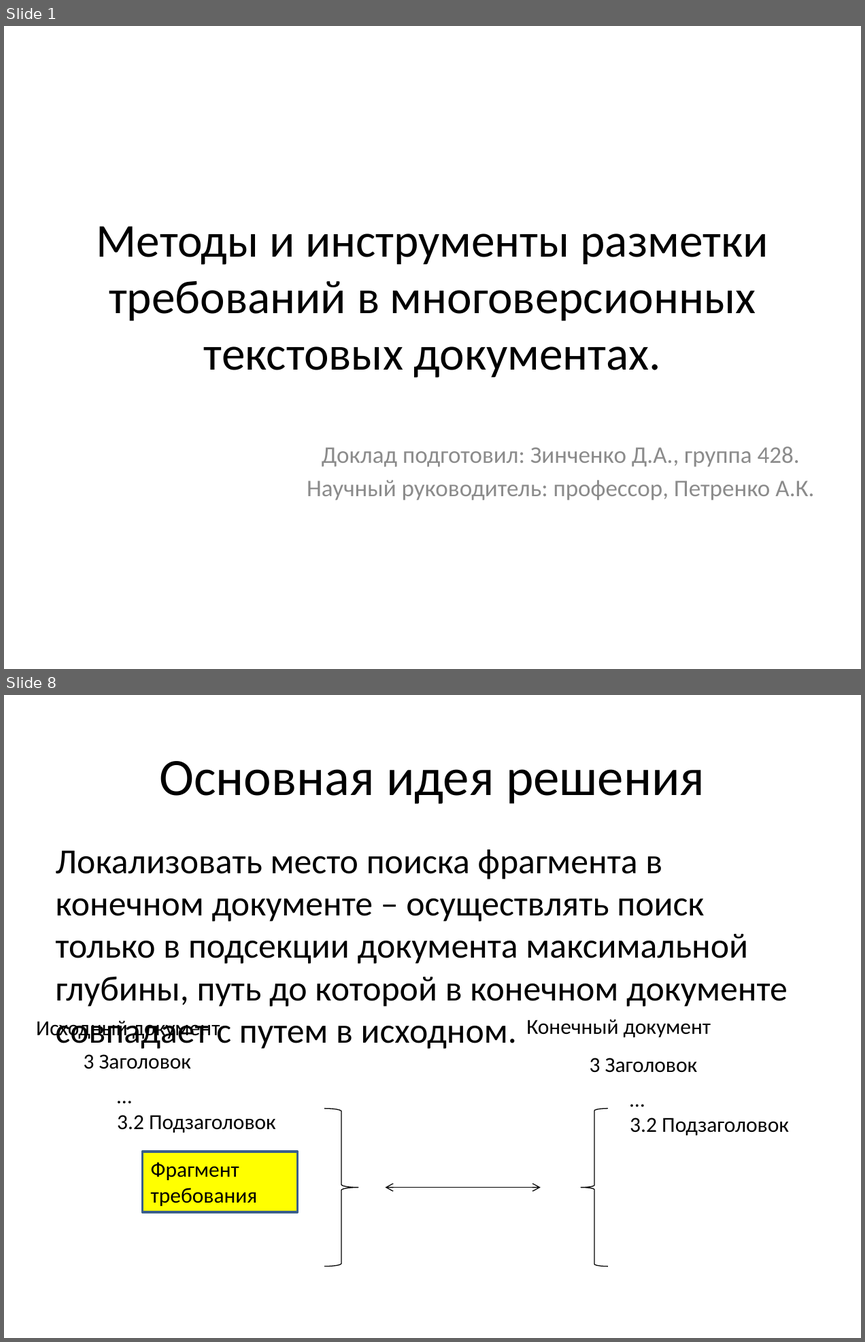
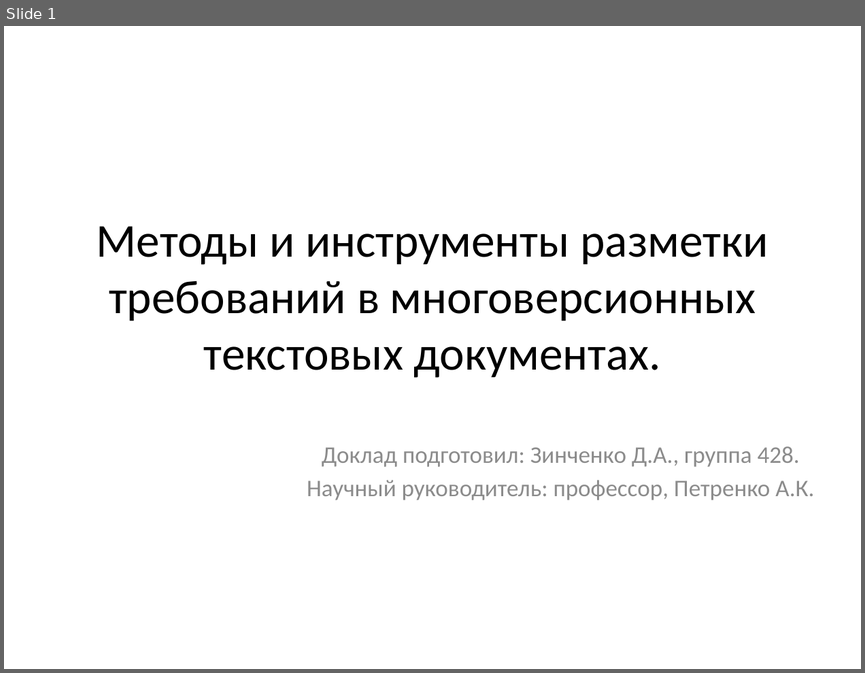
Before and after one commit to Revoltt/ReqSystem, a slide deck: diploma.pptx. Shown one above the other, each under a label of ours: slides 1 and 8 before the commit, slide 1 after it; the slides between them are not shown. The pictures are 865x1342 and 865x673 pixels, drawn with LibreOffice and Linux fonts; fonts in the diff are those of the drawing. Boxes give left, top, right and bottom in pixels: in the first picture for what was removed or moved away, otherwise in the second. Text is boxed around its words. In the diff, an @@ line names an element or a change of style, - is before the commit and + after.

Commit message:
renamed some files, added text and presentation v0.2

```diff
--- a/diploma.pptx
+++ b/diploma.pptx
@@ slide 8 removed at [4, 695, 861, 1338], background #FFFFFF @@
@@ title removed at [159, 761, 704, 804] @@
-Основная идея решения
@@ text removed at [56, 849, 787, 1049] @@
-Локализовать место поиска фрагмента в конечном документе – осуществлять поиск только в подсекции документа максимальной глубины, путь до которой в конечном документе совпадает с путем в исходном.
@@ text removed at [36, 1020, 220, 1040] @@
-Исходный документ
@@ text removed at [526, 1019, 711, 1038] @@
-Конечный документ
@@ text removed at [84, 1054, 191, 1069] @@
-3 Заголовок
@@ text removed at [589, 1057, 697, 1072] @@
-3 Заголовок
@@ text removed at [117, 1115, 276, 1133] @@
-…
-3.2 Подзаголовок
@@ right brace removed at [324, 1108, 358, 1266] @@
@@ left brace removed at [581, 1108, 607, 1266] @@
@@ text removed at [630, 1117, 789, 1136] @@
-…
-3.2 Подзаголовок
@@ rectangle removed at [142, 1151, 297, 1212] @@
@@ text removed at [151, 1162, 258, 1206] @@
-Фрагмент требования
@@ double arrow removed from (385, 1187) to (541, 1187) @@
```
Also in this commit, not shown: 8 slides changed, 6 slides added, 2 other slides removed, 8 other files.
